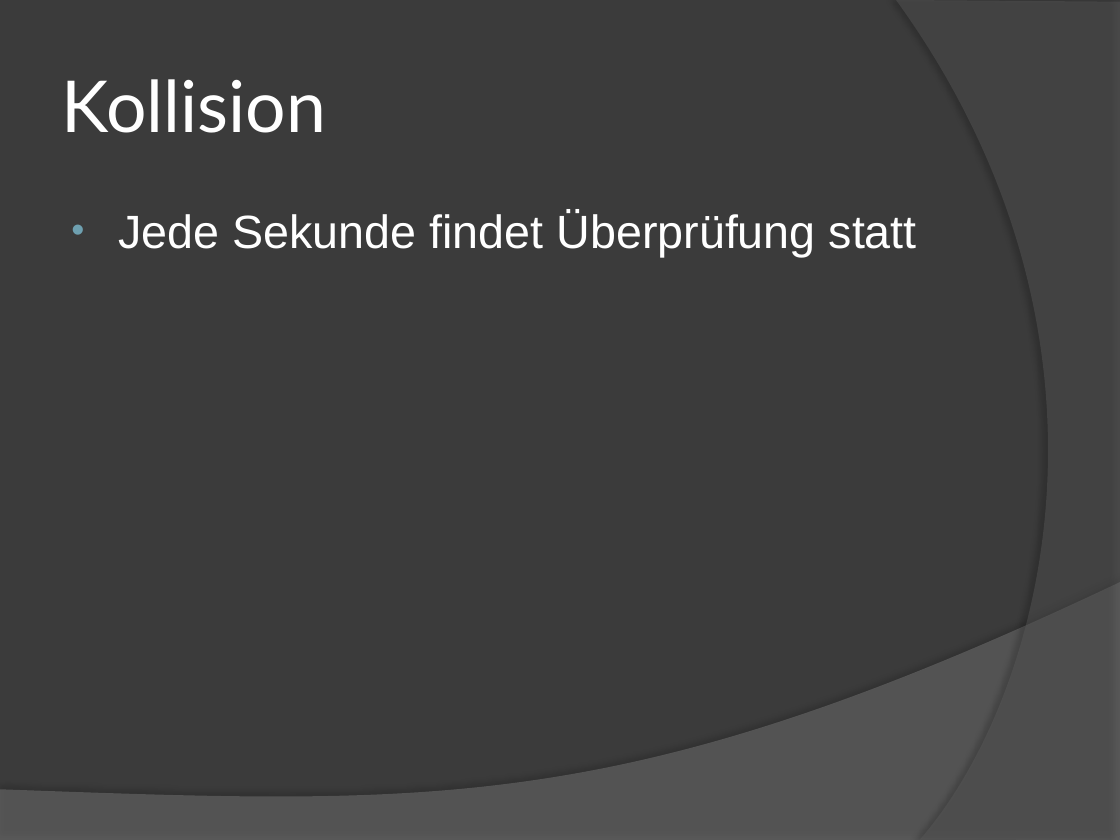
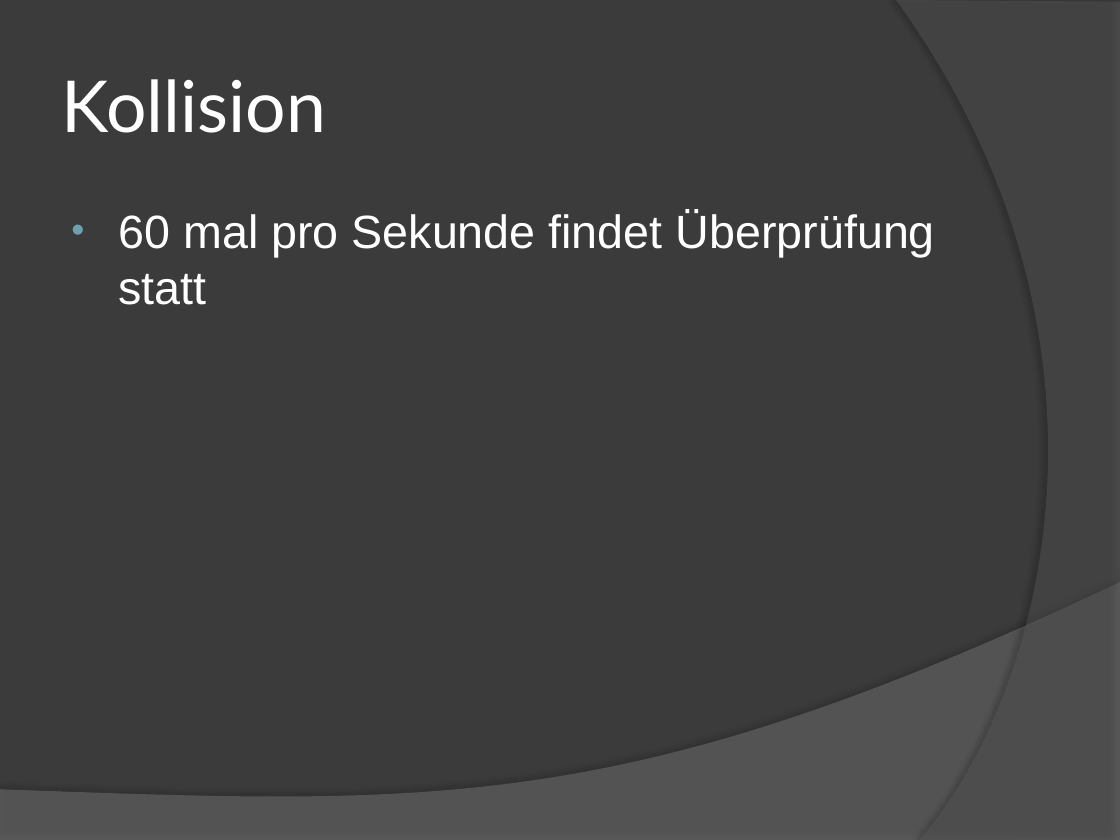
Before and after one commit to LukeSkywalker44/Jump_Run, a slide deck: slide 7 of Präsentation/Jump And Run.pptx. Drawn at 1120x840 pixels with LibreOffice and Linux fonts; fonts in the diff are those of the drawing. Boxes give left, top, right and bottom in pixels: in the first picture for what was removed or moved away, otherwise in the second. Text is boxed around its words. In the diff, an @@ line names an element or a change of style, - is before the commit and + after.

Commit message:
Präsentation fertig

```diff
--- a/Präsentation/Jump And Run.pptx
+++ b/Präsentation/Jump And Run.pptx
@@ text at (x1=119, y1=211, x2=935, y2=305): text changed @@
-• Jede Sekunde findet Überprüfung statt
+• 60 mal pro Sekunde findet Überprüfung statt
```
Also in this commit, not shown: 2 other files.
